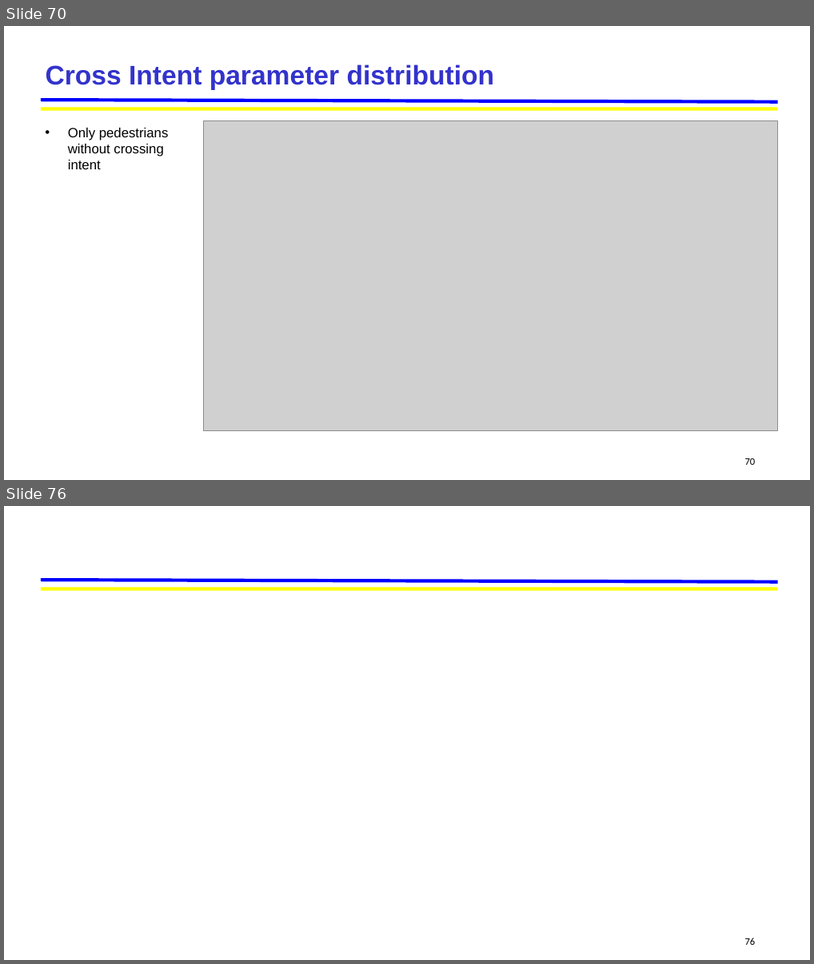
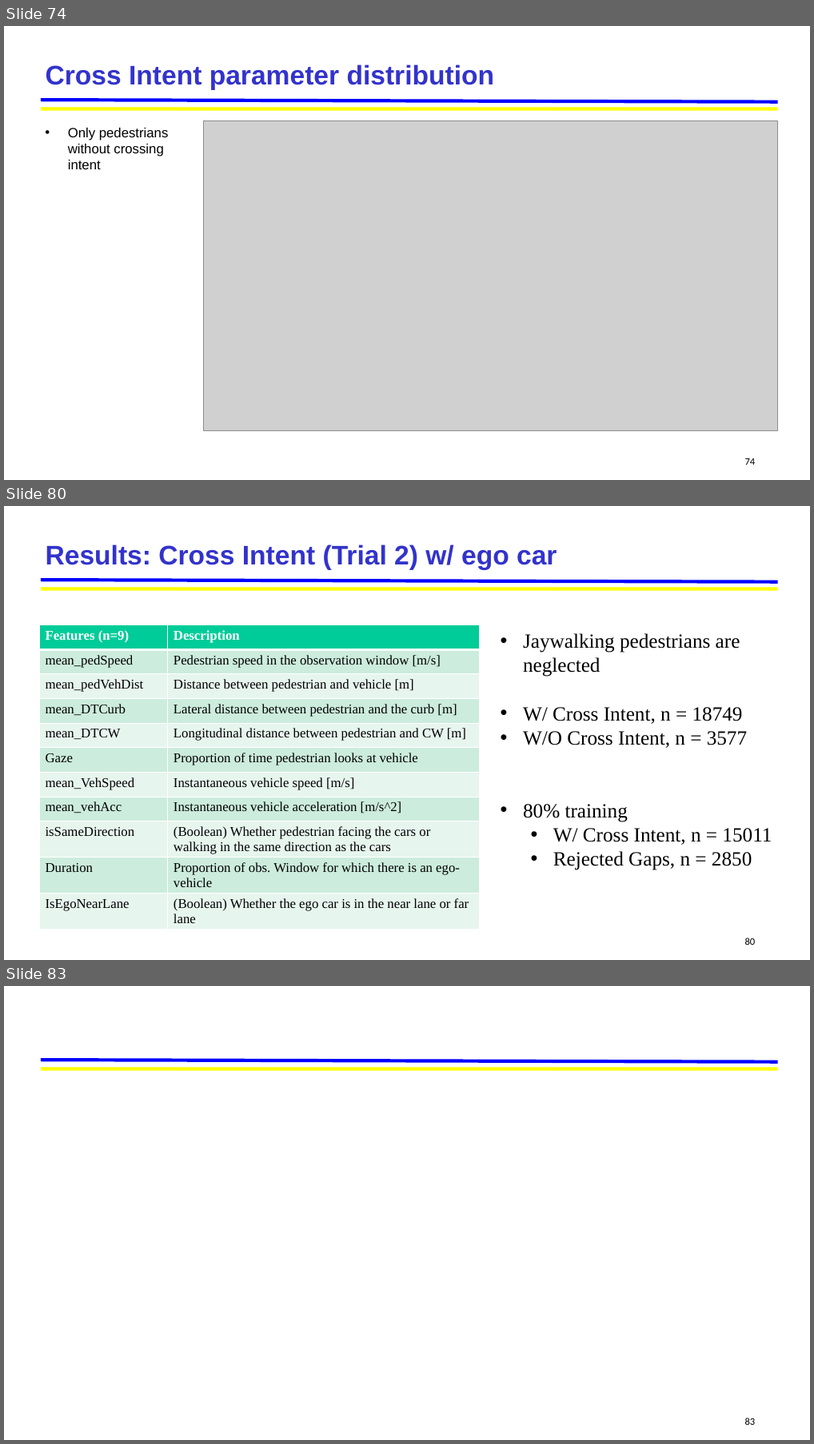
Before and after one commit to jskumaar/pedestrianHybridModel, a slide deck: Pedestrian_Hybrid_Model [Autosaved].pptx. Shown one above the other, each under a label of ours: slides 70 and 76 before the commit, slides 74, 80 and 83 after it; the slides between them are not shown. The pictures are 814x964 and 814x1444 pixels, drawn with LibreOffice and Linux fonts; fonts in the diff are those of the drawing; grey boxes stand for pictures; background and template pictures are left out. Boxes give left, top, right and bottom in pixels: in the first picture for what was removed or moved away, otherwise in the second. Text is boxed around its words. In the diff, an @@ line names an element or a change of style, - is before the commit and + after.

```diff
--- a/Pedestrian_Hybrid_Model [Autosaved].pptx
+++ b/Pedestrian_Hybrid_Model [Autosaved].pptx
@@ slide 80 added at <box>4,506,810,960</box>, background #FFFFFF; not listed: 2 template elements that a slide beside it also shows @@
@@ title added at <box>46,544,557,570</box>, 32 pt, text #3333CC, bold @@
+Results: Cross Intent (Trial 2) w/ ego car
@@ table added at <box>39,625,479,960</box>, 11 rows, 2 columns @@
+Features (n=9) | Description
+mean_pedSpeed | Pedestrian speed in the observation window [m/s]
+mean_pedVehDist | Distance between pedestrian and vehicle [m]
+mean_DTCurb | Lateral distance between pedestrian and the curb [m]
+mean_DTCW | Longitudinal distance between pedestrian and CW [m]
+Gaze | Proportion of time pedestrian looks at vehicle
+mean_VehSpeed | Instantaneous vehicle speed [m/s]
+mean_vehAcc | Instantaneous vehicle acceleration [m/s^2]
+isSameDirection | (Boolean) Whether pedestrian facing the cars or walking in the same direction as the cars
+Duration | Proportion of obs. Window for which there is an ego-vehicle
+IsEgoNearLane | (Boolean) Whether the ego car is in the near lane or far lane
@@ text added at <box>523,633,772,870</box>, 24 pt, text #000000 @@
+• Jaywalking pedestrians are neglected
+• W/ Cross Intent, n = 18749
+• W/O Cross Intent, n = 3577
+• 80% training
+  • W/ Cross Intent, n = 15011
+  • Rejected Gaps, n = 2850
@@ page number added at <box>746,937,756,944</box>, 12 pt, text #000000 @@
+80
@@ what was slide 70 is now slide 74 @@
@@ page number at <box>746,458,756,464</box>: text changed @@
-70
+74
@@ what was slide 76 is now slide 83 @@
@@ page number at <box>746,1417,756,1424</box>: text changed @@
-76
+83
```
Also in this commit, not shown: 6 slides changed, 7 other slides added, 1 slide removed, 58 other files.
